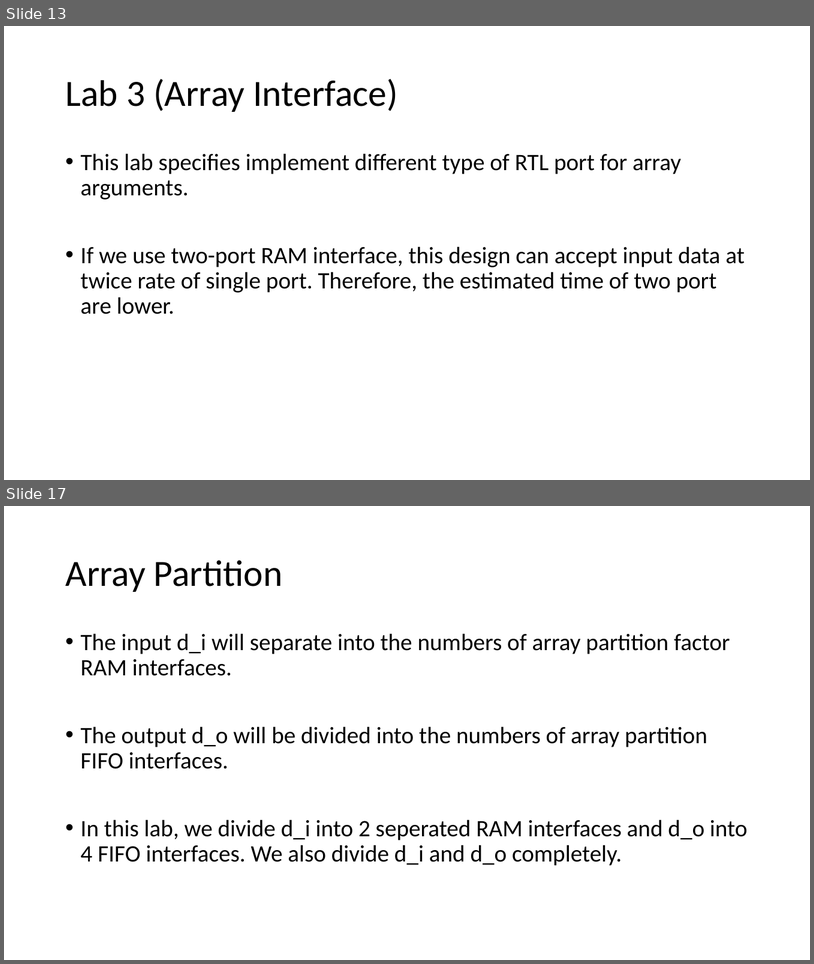
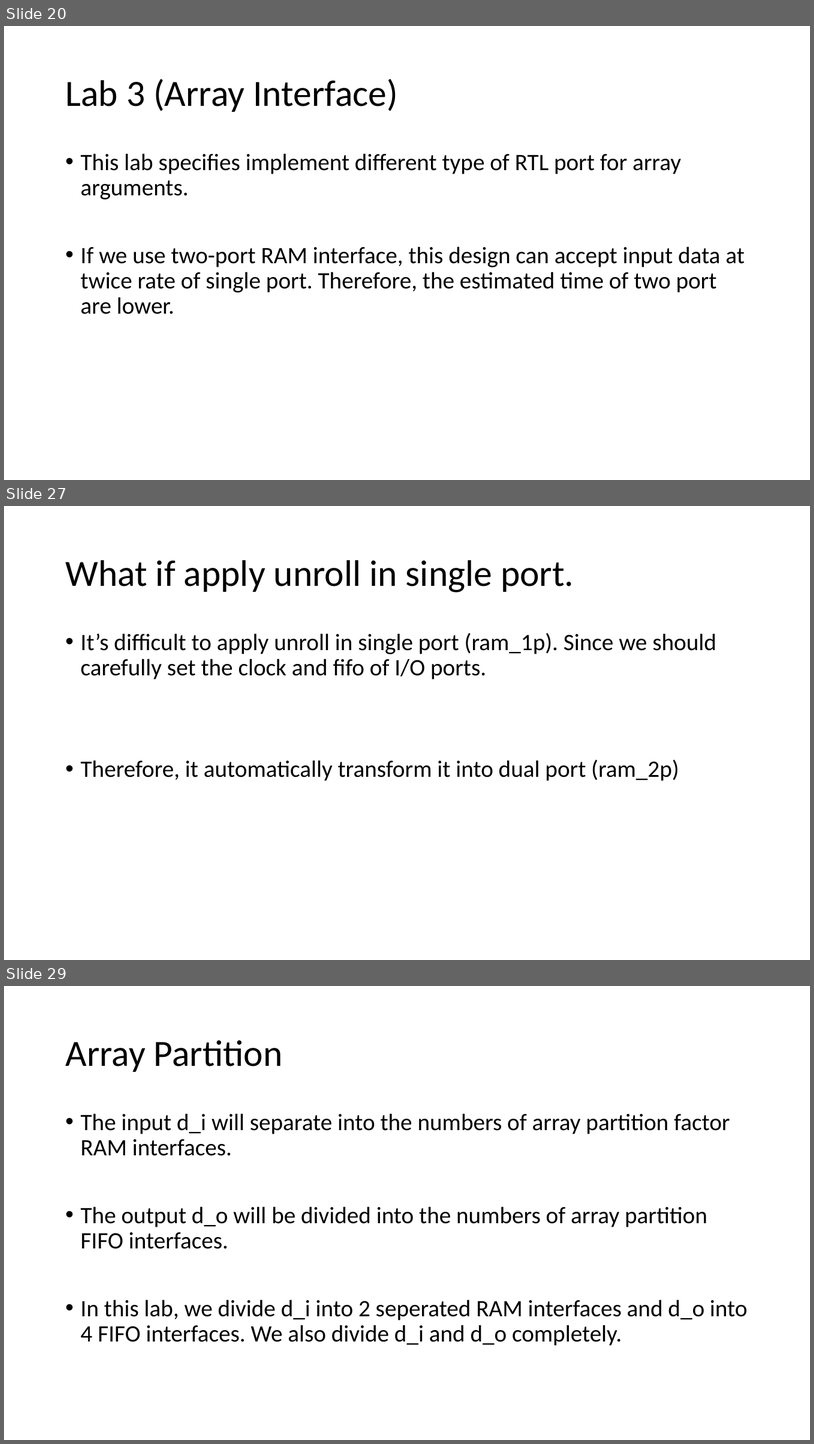
Before and after one commit to ZheChen-Bill/Interface_Synthesis, a slide deck: 111061545_labA_report.pptx. Shown one above the other, each under a label of ours: slides 13 and 17 before the commit, slides 20, 27 and 29 after it; the slides between them are not shown. The pictures are 814x964 and 814x1444 pixels, drawn with LibreOffice and Linux fonts; fonts in the diff are those of the drawing. Boxes give left, top, right and bottom in pixels: in the first picture for what was removed or moved away, otherwise in the second. Text is boxed around its words. In the diff, an @@ line names an element or a change of style, - is before the commit and + after.

```diff
--- a/111061545_labA_report.pptx
+++ b/111061545_labA_report.pptx
@@ slide 27 added at (x1=4, y1=506, x2=810, y2=960), background #FFFFFF @@
@@ title added at (x1=65, y1=560, x2=574, y2=592), 44 pt, text #000000 @@
+What if apply unroll in single port.
@@ text added at (x1=81, y1=633, x2=717, y2=781), 28 pt, text #000000 @@
+• It’s difficult to apply unroll in single port (ram_1p). Since we should carefully set the clock and fifo of I/O ports.
+• Therefore, it automatically transform it into dual port (ram_2p)
@@ what was slide 13 is now slide 20 @@
@@ what was slide 17 is now slide 29 @@
```
Also in this commit, not shown: 7 slides changed, 17 other slides added, 1 slide removed.
